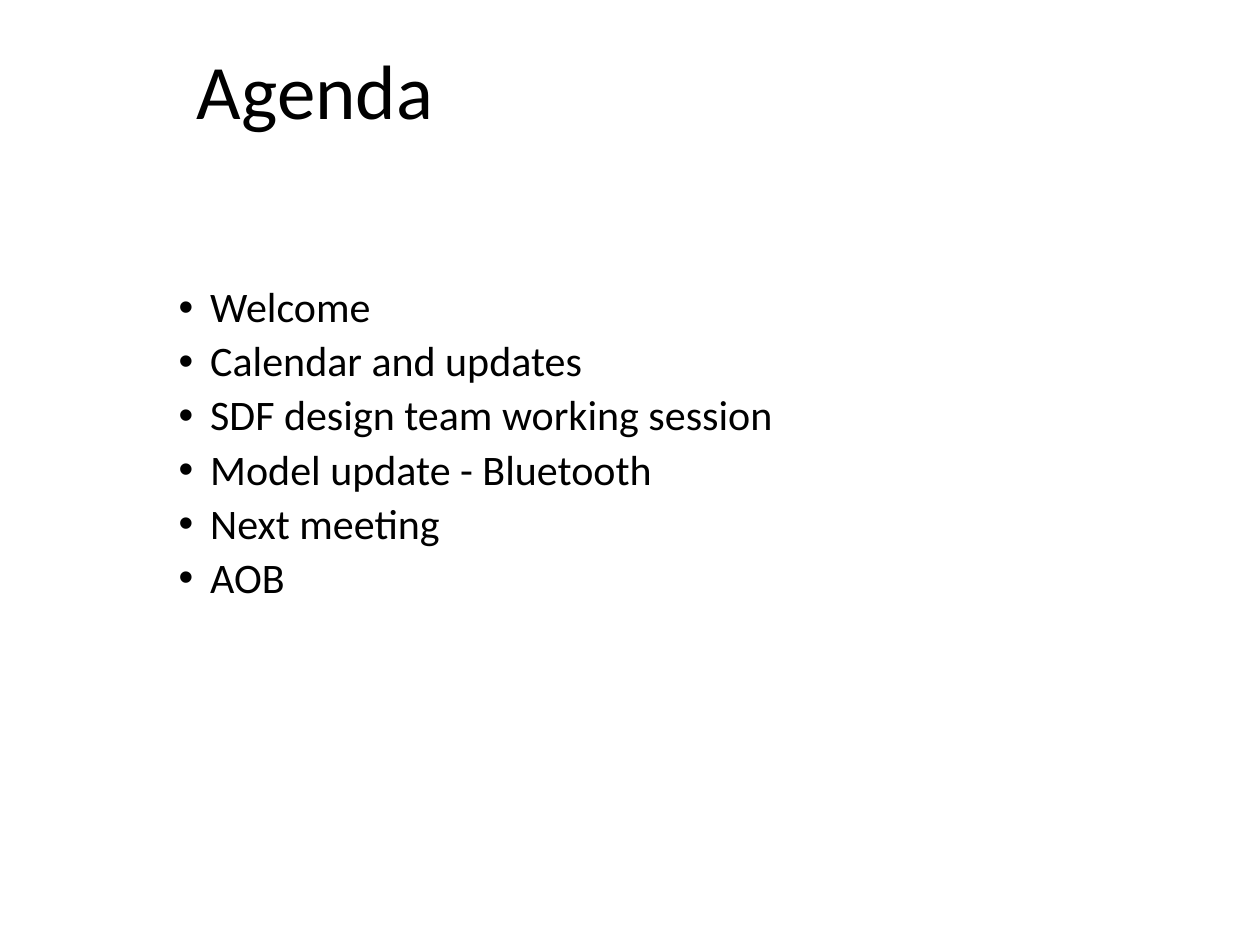
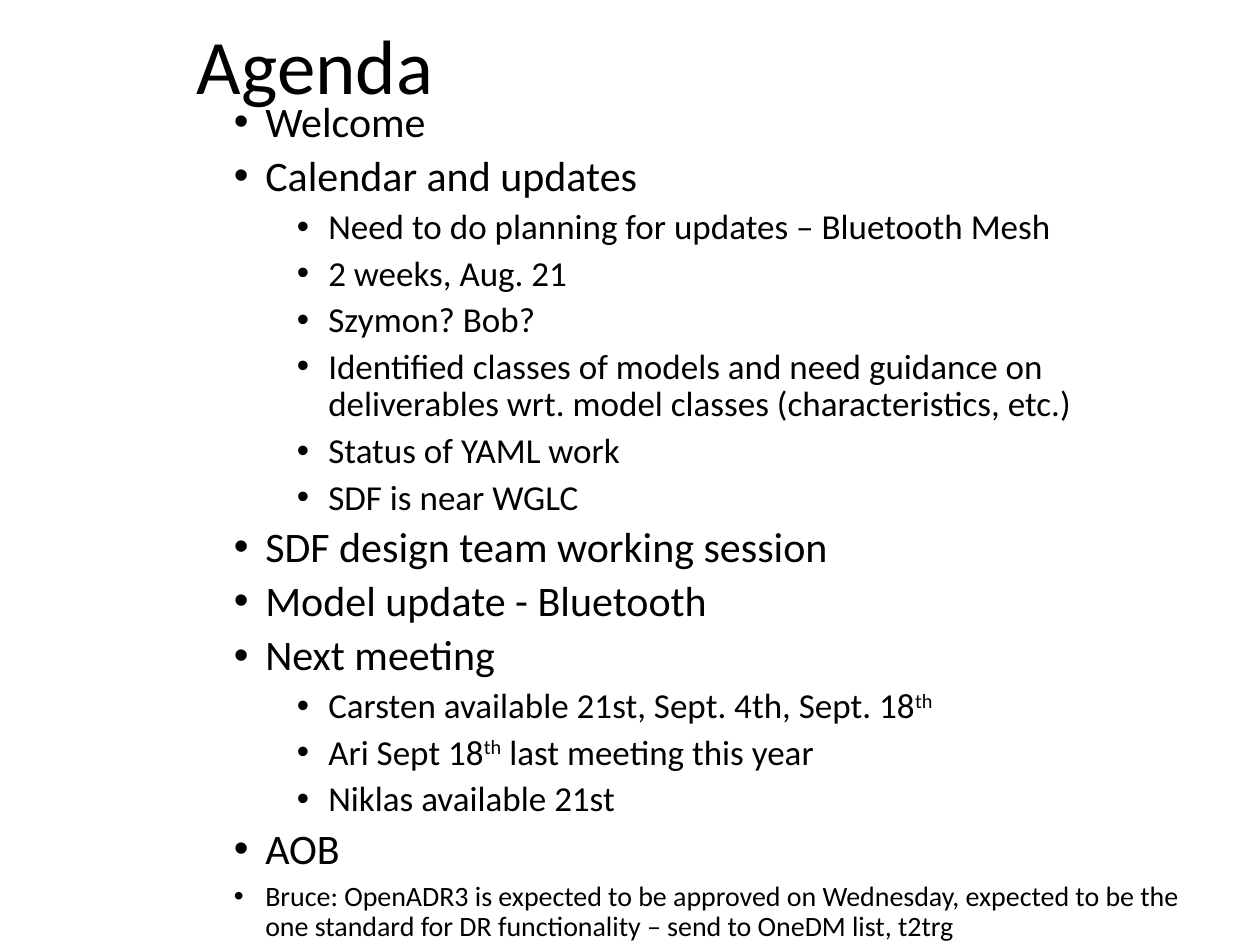
Before and after one commit to one-data-model/onedm-admin, a slide deck: slide 2 of Agenda Materials/onedm-agenda-2023-08-07.pptx. Drawn at 1260x945 pixels with LibreOffice and Linux fonts; fonts in the diff are those of the drawing; background and template pictures are left out. Boxes give left, top, right and bottom in pixels: in the first picture for what was removed or moved away, otherwise in the second. Text is boxed around its words. In the diff, an @@ line names an element or a change of style, - is before the commit and + after.

Commit message:
Agenda history from 2023-2024
Merge agendas from past meetings

```diff
--- a/Agenda Materials/onedm-agenda-2023-08-07.pptx
+++ b/Agenda Materials/onedm-agenda-2023-08-07.pptx
@@ title "Agenda" rewrapped from (x1=197, y1=65, x2=433, y2=133) to (x1=197, y1=40, x2=433, y2=112) @@
@@ text "Welcome" moved from (x1=210, y1=292, x2=772, y2=594) to (x1=265, y1=102, x2=1178, y2=941) @@
@@ text at (x1=328, y1=214, x2=1071, y2=511): paragraphs added @@
+    • Need to do planning for updates – Bluetooth Mesh
+    • 2 weeks, Aug. 21
+    • Szymon? Bob?
+    • Identified classes of models and need guidance on deliverables wrt. model classes (characteristics, etc.)
+    • Status of YAML work
+    • SDF is near WGLC
@@ text at (x1=328, y1=693, x2=871, y2=812): paragraphs added @@
+    • Carsten available 21st, Sept. 4th, Sept. 18th
+    • Ari Sept 18th last meeting this year
+    • Niklas available 21st
@@ text at (x1=265, y1=886, x2=1178, y2=941): paragraph added @@
+  • Bruce: OpenADR3 is expected to be approved on Wednesday, expected to be the one standard for DR functionality – send to OneDM list, t2trg
```
Also in this commit, not shown: 1 other slide changed, 15 other files.
